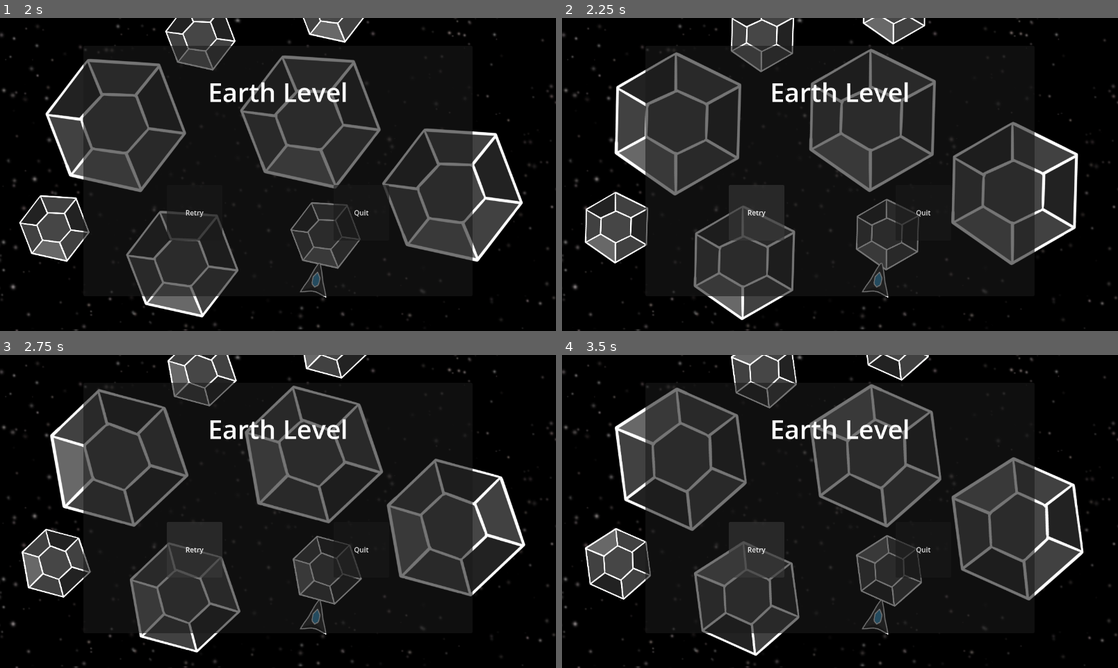
Above: before the commit, frames 1-4 (two rows, left to right).
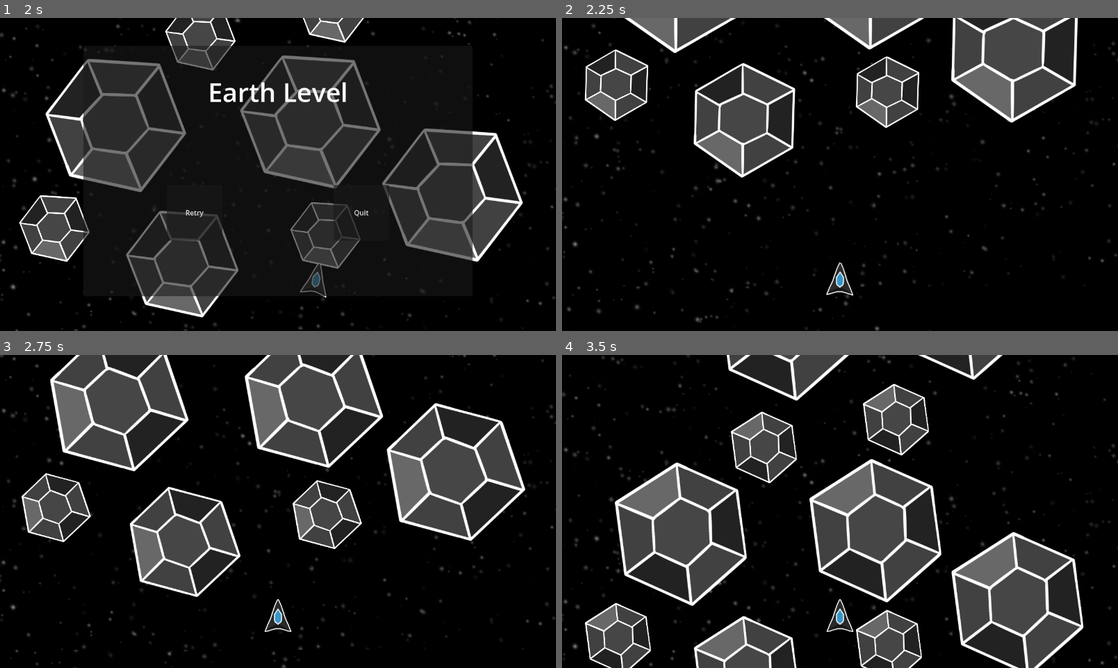
Above: after the commit, the same moments.

Repository: ANooby1890/space-shooter
Game: Godot game, scene res://scenes/rooms/main_menu.tscn
The game is run twice, just before and just after one commit, with the same random seed, the same clock (stepped at 60 frames per second) and the same inputs.
Inputs (mouse positions are in pixels of both pictures, inside the frame that each line leads up to):
- Up to frame 1 (2 s): click "Start Game" at 0.5 s; hold D (right) from 1.28 s (still down)
- Up to frame 2 (2.25 s): release D (right) at 2 s; click "Retry" at 2 s
- Up to frame 3 (2.75 s): no input
- Up to frame 4 (3.5 s): click (756, 549) at 2.75 s, where only the run before the commit has a clickable "Retry"

Frame 1 is identical in both runs. In frame 2, 46% of the frame differs, in the area x 0-100%, y 0-100%; in frame 3, 44%; in frame 4, 49%.

Commit message:
made retry button work

Diff:
--- a/scenes/level/level.tscn
+++ b/scenes/level/level.tscn
@@ -117,6 +117,7 @@
 offset_bottom = 512.0
 text = "Quit"
 
+[connection signal="pressed" from="GameOverlay/RetryButton" to="GameOverlay" method="_on_retry_button_pressed"]
 [connection signal="pressed" from="GameOverlay/QuitButton" to="GameOverlay" method="_on_quit_button_pressed"]
 
 [editable path="Background"]
--- a/scripts/level/game_overlay.gd
+++ b/scripts/level/game_overlay.gd
@@ -15,3 +15,9 @@
 
 func _on_quit_button_pressed() -> void:
 		get_tree().change_scene_to_file("res://scenes/rooms/main_menu.tscn")
+
+
+func _on_retry_button_pressed() -> void:
+	get_node("../Player").dead = false
+	get_node("../Player").global_position = get_node("../Player").spawn_position
+	self.hide()
--- a/scripts/player.gd
+++ b/scripts/player.gd
@@ -1,5 +1,6 @@
 extends CharacterBody2D
 
+@onready var spawn_position: Vector2 = global_position
 @export var speedY := 400
 @export var speedX := 300
 @export var godmode := false
